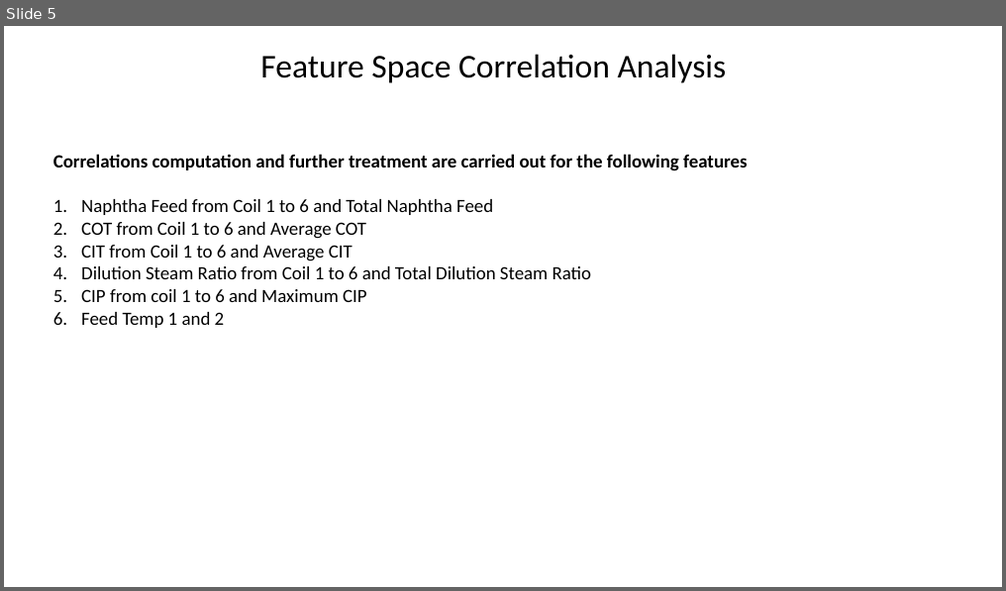
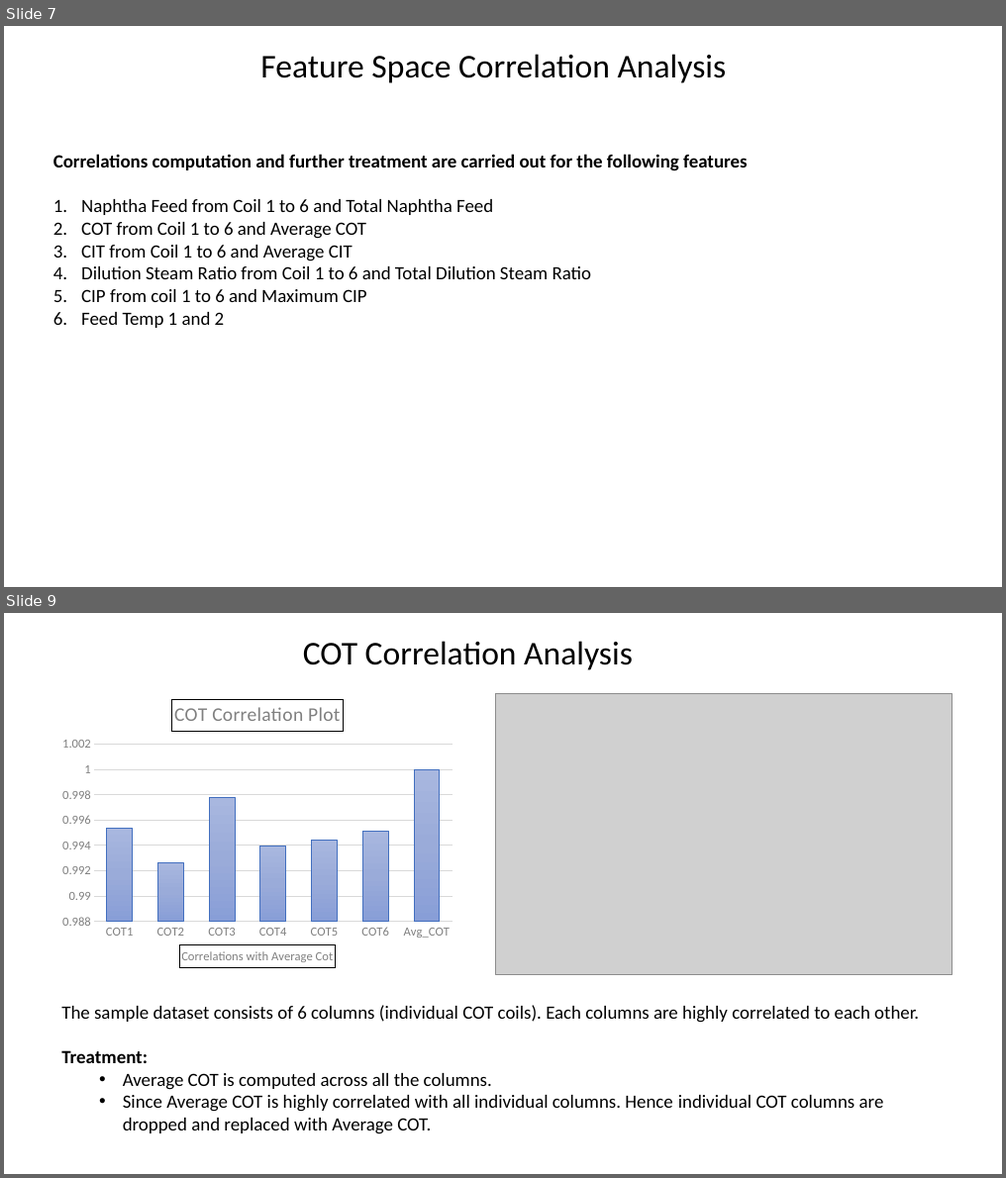
Before and after one commit to SabyasachiBhadra/CAP_106, a slide deck: CAP_106_Research_Env/EDA_Report/New Microsoft PowerPoint Presentation.pptx. Shown one above the other, each under a label of ours: slide 5 before the commit, slides 7 and 9 after it; the slides between them are not shown. The pictures are 1006x591 and 1006x1178 pixels, drawn with LibreOffice and Linux fonts; fonts in the diff are those of the drawing; grey boxes stand for pictures. Boxes give left, top, right and bottom in pixels: in the first picture for what was removed or moved away, otherwise in the second. Text is boxed around its words. In the diff, an @@ line names an element or a change of style, - is before the commit and + after.

```diff
--- a/CAP_106_Research_Env/EDA_Report/New Microsoft PowerPoint Presentation.pptx
+++ b/CAP_106_Research_Env/EDA_Report/New Microsoft PowerPoint Presentation.pptx
@@ slide 9 added at (x1=4, y1=613, x2=1002, y2=1174), background #FFFFFF @@
@@ text added at (x1=303, y1=641, x2=633, y2=670), 32 pt, text #000000 @@
+COT Correlation Analysis
@@ column chart added at (x1=54, y1=689, x2=460, y2=980) @@
+title "COT Correlation Plot "
+categories: COT1, COT2, COT3, COT4, COT5, COT6, Avg_COT
+Series 1: 1, 0.99, 1, 0.99, 0.99, 1, 1
@@ picture added at (x1=496, y1=693, x2=951, y2=974) @@
@@ text added at (x1=61, y1=1005, x2=919, y2=1135), 18 pt, text #000000 @@
+The sample dataset consists of 6 columns (individual COT coils). Each columns are highly correlated to each other.
+Treatment:
+  • Average COT is computed across all the columns.
+  • Since Average COT is highly correlated with all individual columns. Hence individual COT columns are dropped and replaced with Average COT.
@@ what was slide 5 is now slide 7 @@
```
Also in this commit, not shown: 6 other slides added, 23 other files.
